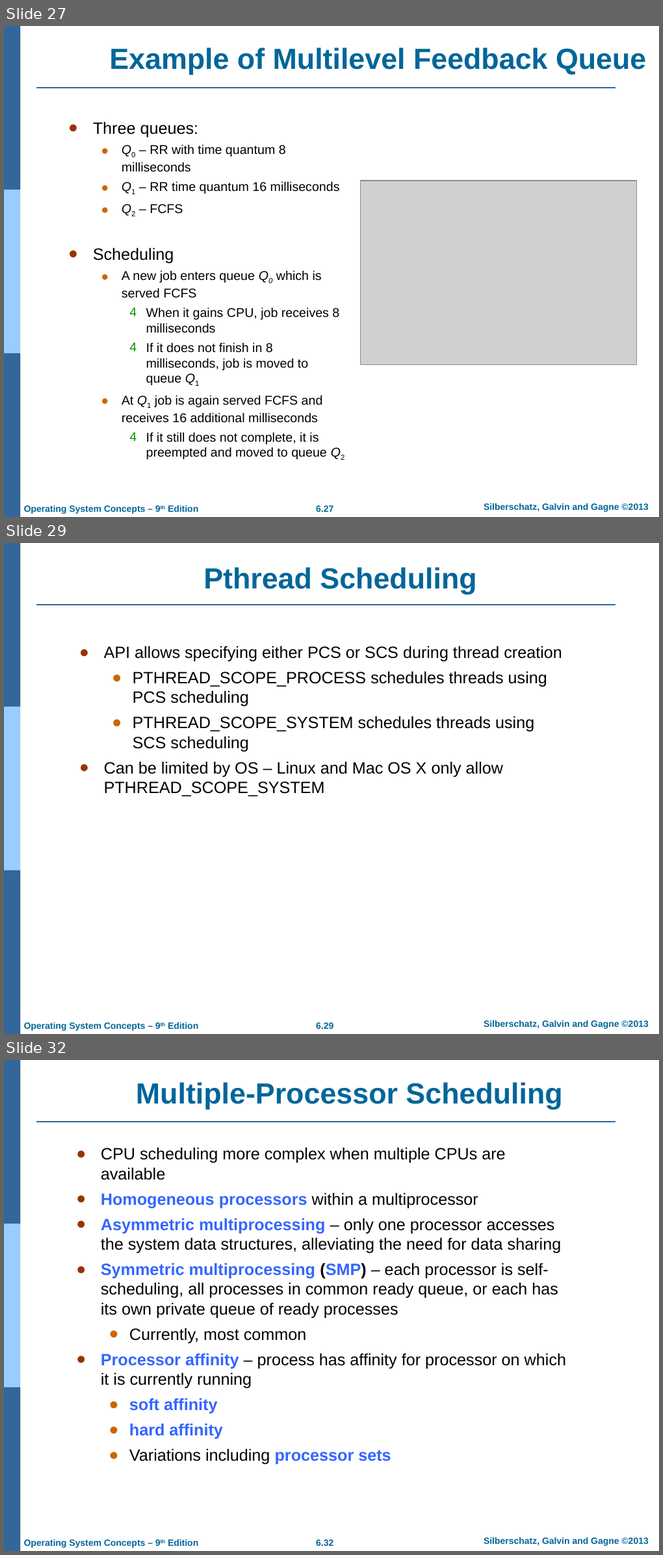
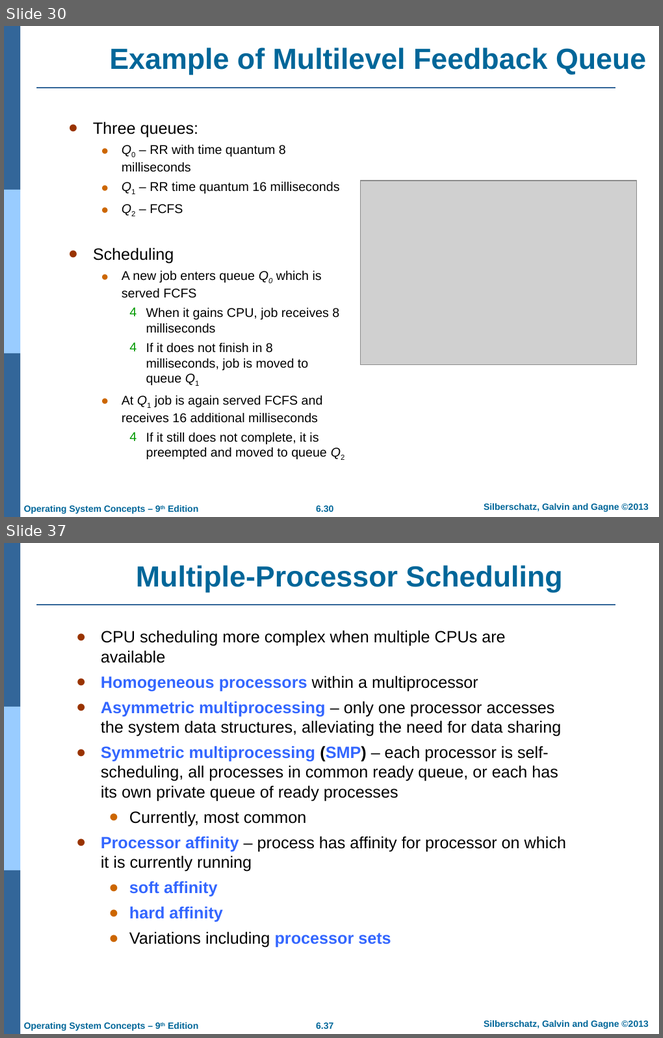
Before and after one commit to Rafi-afridi/OS, a slide deck: Lectures/CPU Scheduling.ppt.pptx. Shown one above the other, each under a label of ours: slides 27, 29 and 32 before the commit, slides 30 and 37 after it; the slides between them are not shown. The pictures are 663x1555 and 663x1038 pixels, drawn with LibreOffice and Linux fonts; fonts in the diff are those of the drawing; grey boxes stand for pictures; background and template pictures are left out. Boxes give left, top, right and bottom in pixels: in the first picture for what was removed or moved away, otherwise in the second. Text is boxed around its words. In the diff, an @@ line names an element or a change of style, - is before the commit and + after.

```diff
--- a/Lectures/CPU Scheduling.ppt.pptx
+++ b/Lectures/CPU Scheduling.ppt.pptx
@@ slide 29 removed at <box>4,543,659,1034</box>, background #FFFFFF; not listed: 7 template elements that a slide beside it also shows @@
@@ title removed at <box>204,567,477,594</box> @@
-Pthread Scheduling
@@ text removed at <box>104,646,562,797</box> @@
-● API allows specifying either PCS or SCS during thread creation
-  ● PTHREAD_SCOPE_PROCESS schedules threads using PCS scheduling
-  ● PTHREAD_SCOPE_SYSTEM schedules threads using SCS scheduling
-● Can be limited by OS – Linux and Mac OS X only allow PTHREAD_SCOPE_SYSTEM
@@ what was slide 27 is now slide 30 @@
@@ page number at <box>316,506,334,512</box>: text changed @@
-6.27
+6.30
@@ what was slide 32 is now slide 37 @@
@@ page number at <box>316,1023,334,1029</box>: text changed @@
-6.32
+6.37
```
Also in this commit, not shown: 5 slides changed, 9 slides added, 4 other slides removed, 10 other files.
